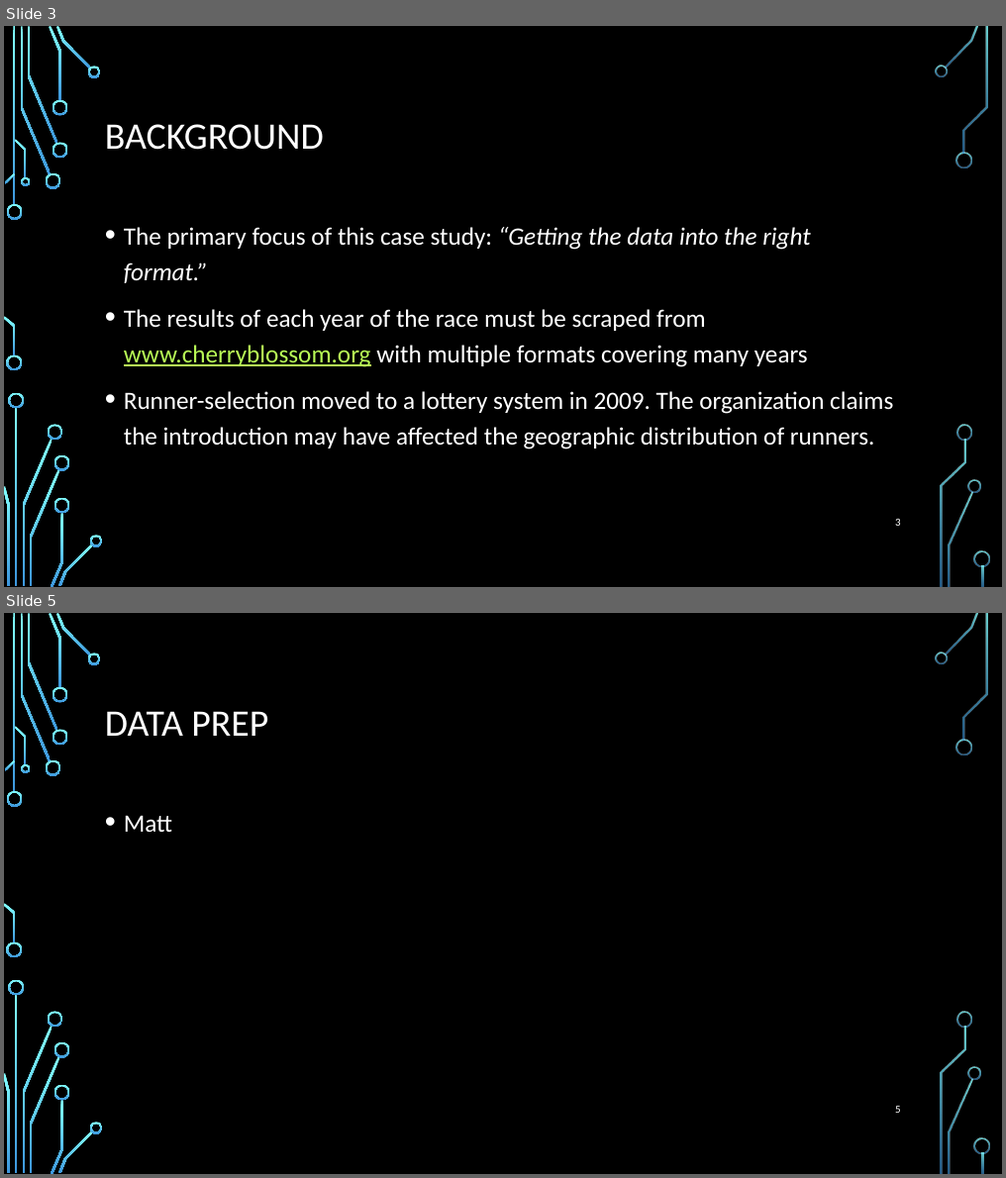
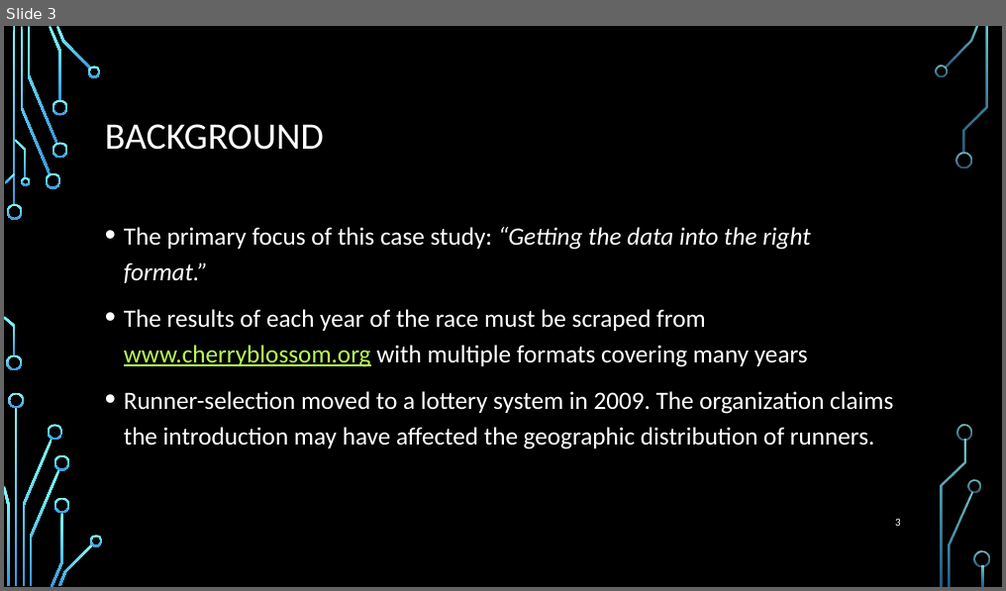
Before and after one commit to elkinst65/QTW_08, a slide deck: infographic.pptx. Shown one above the other, each under a label of ours: slides 3 and 5 before the commit, slide 3 after it; the slides between them are not shown. The pictures are 1006x1178 and 1006x591 pixels, drawn with LibreOffice and Linux fonts; fonts in the diff are those of the drawing; background and template pictures are left out. Boxes give left, top, right and bottom in pixels: in the first picture for what was removed or moved away, otherwise in the second. Text is boxed around its words. In the diff, an @@ line names an element or a change of style, - is before the commit and + after.

```diff
--- a/infographic.pptx
+++ b/infographic.pptx
@@ slide 5 removed at bbox=[4, 613, 1002, 1174], background picture (left out); not listed: 36 template elements that a slide beside it also shows @@
@@ title removed at bbox=[105, 711, 268, 736] @@
-DATA PREP
@@ text removed at bbox=[124, 815, 172, 832] @@
-• Matt
@@ page number removed at bbox=[895, 1106, 901, 1113] @@
-5
```
Also in this commit, not shown: 1 slide changed, 3 slides added.
